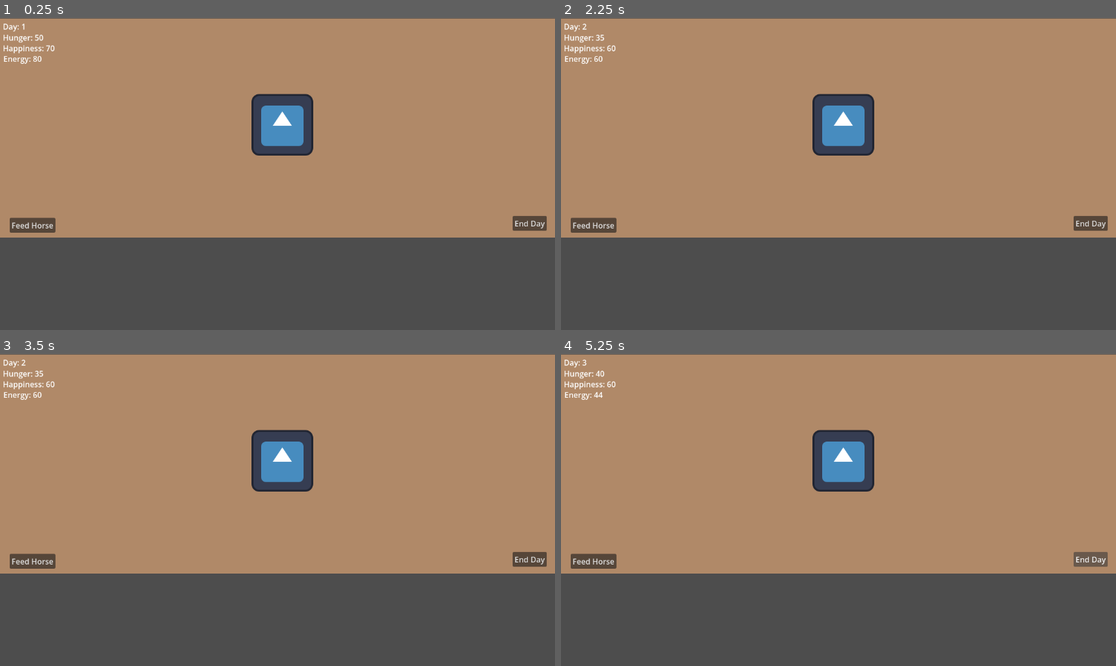
Above: before the commit, frames 1-4 (two rows, left to right).
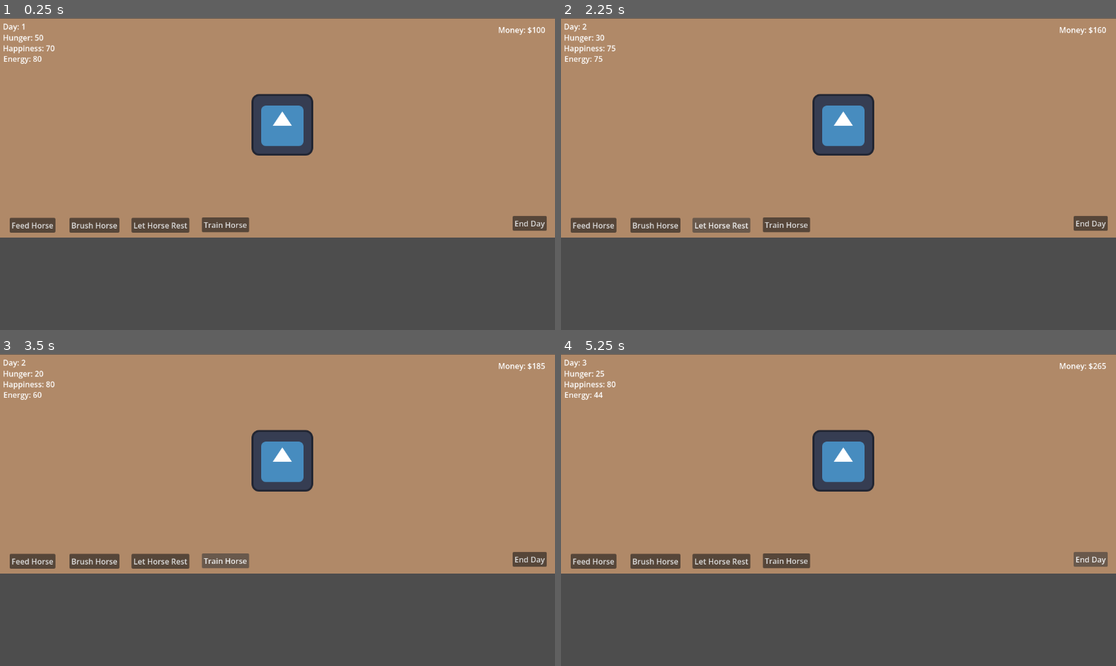
Above: after the commit, the same moments.

Repository: veronica-foltz/stable-tycoon
Game: Godot game, scene res://scenes/main.tscn
Same seed, same stepped clock (60 frames per second), same inputs: the game is played once before the commit and once after it. The engine's default icon, where the game draws it, is replaced by a stand-in: a white triangle on a blue panel in a dark square.
Inputs (mouse positions are in pixels of both pictures, inside the frame that each line leads up to):
- Up to frame 1 (0.25 s): no input
- Up to frame 2 (2.25 s): click "End Day" at 0.5 s; click (655, 223) at 1.25 s, where only the run after the commit has a clickable "Brush Horse"; click (721, 223) at 2 s, where only the run after the commit has a clickable "Let Horse Rest"
- Up to frame 3 (3.5 s): click (227, 559) at 2.75 s, where only the run after the commit has a clickable "Train Horse"
- Up to frame 4 (5.25 s): click "Feed Horse" at 3.5 s; click "Feed Horse" at 4.25 s; click "End Day" at 5 s

The runs differ from the first frame. In frame 1, 1.5% of the frame differs, in the area x 12-99%, y 2-69%; in frame 2, 1.5%, in the area x 6-99%, y 2-69%; in frame 3, 1.5%; in frame 4, 1.5%.

Commit message:
Brush, rest, and train buttons
Added brush, rest, and train buttons

Diff:
--- a/stable-tycoon/scenes/main.gd
+++ b/stable-tycoon/scenes/main.gd
@@ -8,6 +8,7 @@
 	update_happiness_label()
 	update_energy_label()
 	update_day_label()
+	update_money_label()
 
 func update_hunger_label():
 	hunger_label.text = "Hunger: " + str(hunger)
@@ -68,7 +69,73 @@
 	if energy < 0:
 		energy = 0
 
+	money += happiness
+
 	update_day_label()
 	update_hunger_label()
 	update_happiness_label()
 	update_energy_label()
+	update_money_label()
+
+
+var money = 100
+@onready var money_label = $MoneyLabel
+
+func update_money_label():
+	money_label.text = "Money: $" + str(money)
+
+
+func _on_brush_button_pressed():
+
+	happiness += 15
+
+	if happiness > 100:
+		happiness = 100
+
+	energy -= 5
+
+	if energy < 0:
+		energy = 0
+
+	update_happiness_label()
+	update_energy_label()
+
+
+func _on_rest_button_pressed():
+
+	energy += 20
+
+	if energy > 100:
+		energy = 100
+
+	hunger -= 5
+
+	if hunger < 0:
+		hunger = 0
+
+	update_energy_label()
+	update_hunger_label()
+
+
+
+func _on_train_button_pressed():
+
+	money += 25
+
+	energy -= 15
+	hunger -= 10
+	happiness += 5
+
+	if energy < 0:
+		energy = 0
+
+	if hunger < 0:
+		hunger = 0
+
+	if happiness > 100:
+		happiness = 100
+
+	update_money_label()
+	update_energy_label()
+	update_hunger_label()
+	update_happiness_label()
--- a/stable-tycoon/scenes/main.tscn
+++ b/stable-tycoon/scenes/main.tscn
@@ -76,5 +76,40 @@
 offset_bottom = 442.0
 text = "End Day"
 
+[node name="MoneyLabel" type="Label" parent="." unique_id=851404742]
+layout_mode = 0
+offset_left = 1034.0
+offset_top = 13.0
+offset_right = 1132.0
+offset_bottom = 36.0
+text = "Money: $100"
+
+[node name="BrushButton" type="Button" parent="." unique_id=2146063052]
+layout_mode = 0
+offset_left = 144.0
+offset_top = 415.0
+offset_right = 248.0
+offset_bottom = 446.0
+text = "Brush Horse"
+
+[node name="RestButton" type="Button" parent="." unique_id=211404699]
+layout_mode = 0
+offset_left = 273.0
+offset_top = 415.0
+offset_right = 393.0
+offset_bottom = 446.0
+text = "Let Horse Rest"
+
+[node name="TrainButton" type="Button" parent="." unique_id=827770987]
+layout_mode = 0
+offset_left = 419.0
+offset_top = 414.0
+offset_right = 517.0
+offset_bottom = 445.0
+text = "Train Horse"
+
 [connection signal="pressed" from="FeedButton" to="." method="_on_feed_button_pressed"]
 [connection signal="pressed" from="EndDayButton" to="." method="_on_end_day_button_pressed"]
+[connection signal="pressed" from="BrushButton" to="." method="_on_brush_button_pressed"]
+[connection signal="pressed" from="RestButton" to="." method="_on_rest_button_pressed"]
+[connection signal="pressed" from="TrainButton" to="." method="_on_train_button_pressed"]
